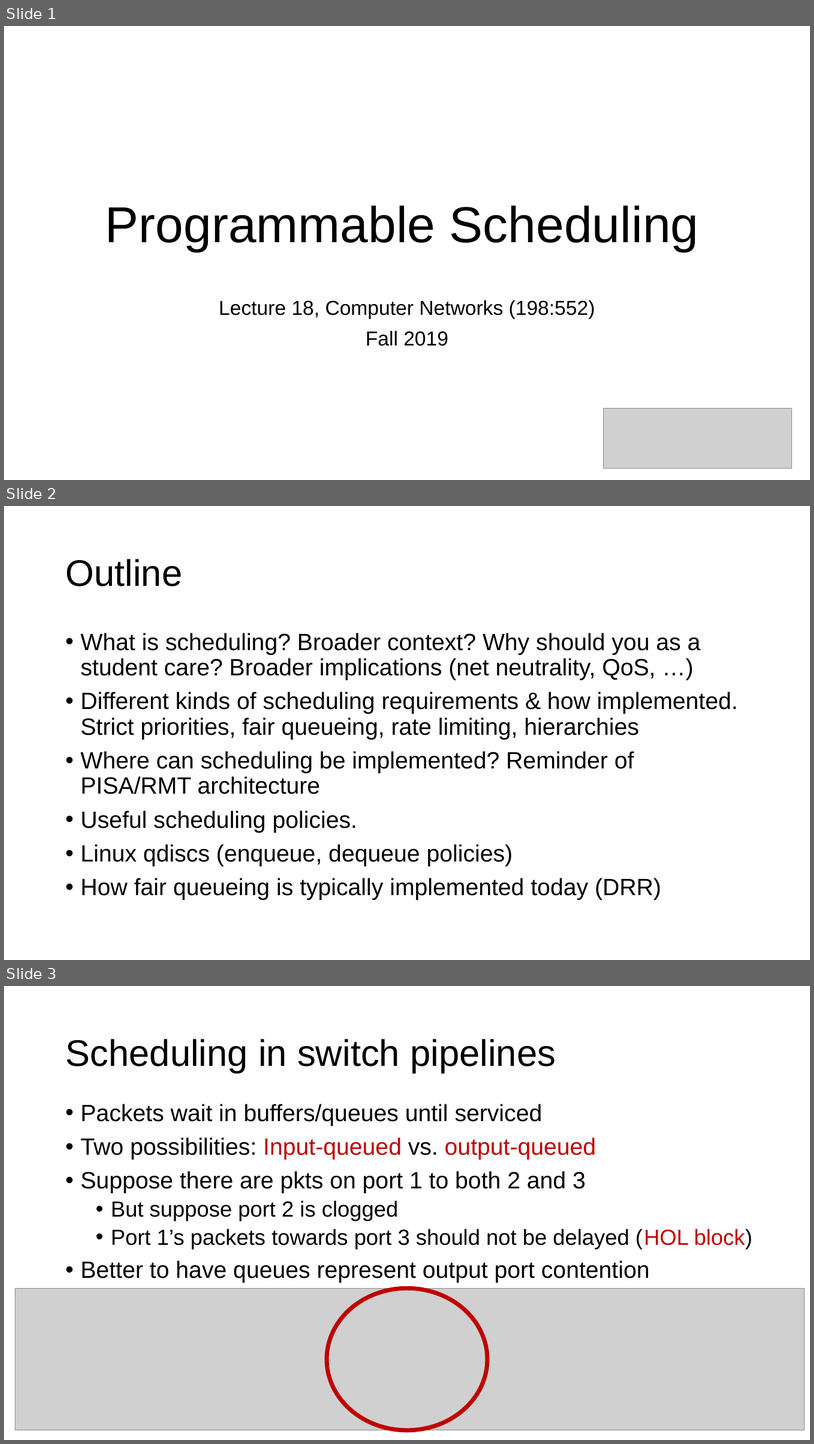
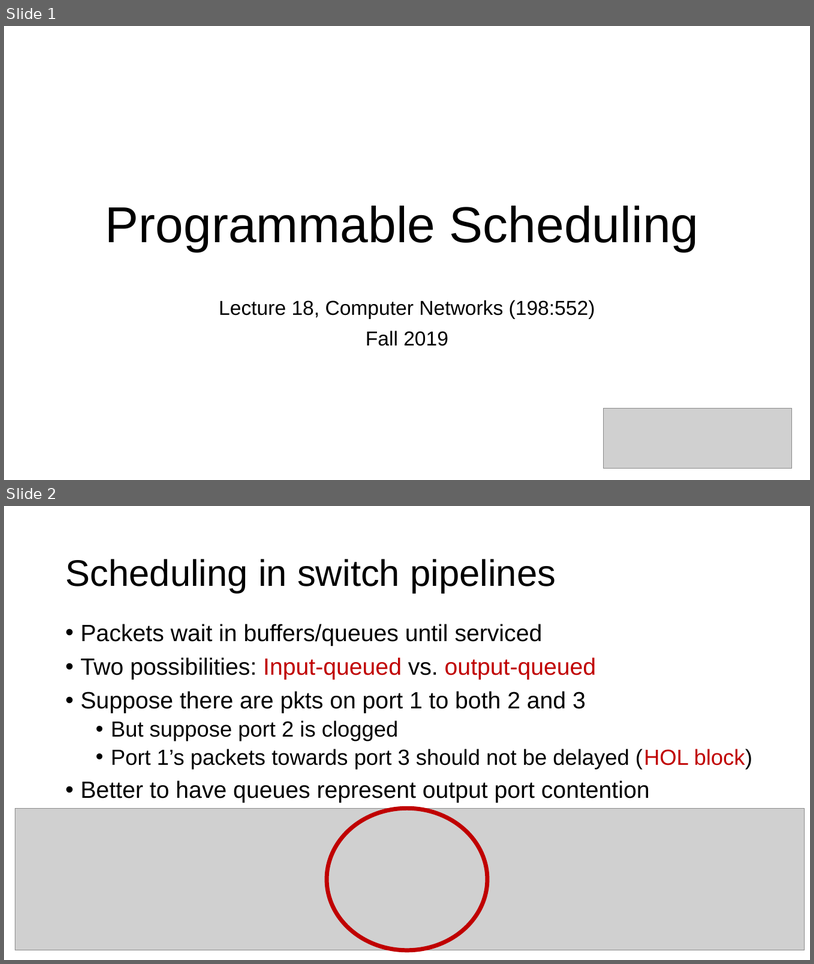
Before and after one commit to ngsrinivas/coursegen, a slide deck: ex/552-F19/lectures/18-programmable-scheduling.pptx. Shown one above the other, each under a label of ours: slides 1, 2 and 3 before the commit, slides 1 and 2 after it. The pictures are 814x1444 and 814x964 pixels, drawn with LibreOffice and Linux fonts; fonts in the diff are those of the drawing; grey boxes stand for pictures. Boxes give left, top, right and bottom in pixels: in the first picture for what was removed or moved away, otherwise in the second. Text is boxed around its words. In the diff, an @@ line names an element or a change of style, - is before the commit and + after.

Commit message:
Modifications to programmable scheduling lecture

```diff
--- a/ex/552-F19/lectures/18-programmable-scheduling.pptx
+++ b/ex/552-F19/lectures/18-programmable-scheduling.pptx
@@ slide 2 removed at bbox=[4, 506, 810, 960], background #FFFFFF @@
@@ title removed at bbox=[65, 559, 182, 586] @@
-Outline
@@ text removed at bbox=[81, 633, 738, 900] @@
-• What is scheduling? Broader context? Why should you as a student care? Broader implications (net neutrality, QoS, …)
-• Different kinds of scheduling requirements & how implemented. Strict priorities, fair queueing, rate limiting, hierarchies
-• Where can scheduling be implemented? Reminder of PISA/RMT architecture
-• Useful scheduling policies.
-• Linux qdiscs (enqueue, dequeue policies)
-• How fair queueing is typically implemented today (DRR)
@@ what was slide 3 is now slide 2 @@
```
Also in this commit, not shown: 1 slide changed, 1 other file.
